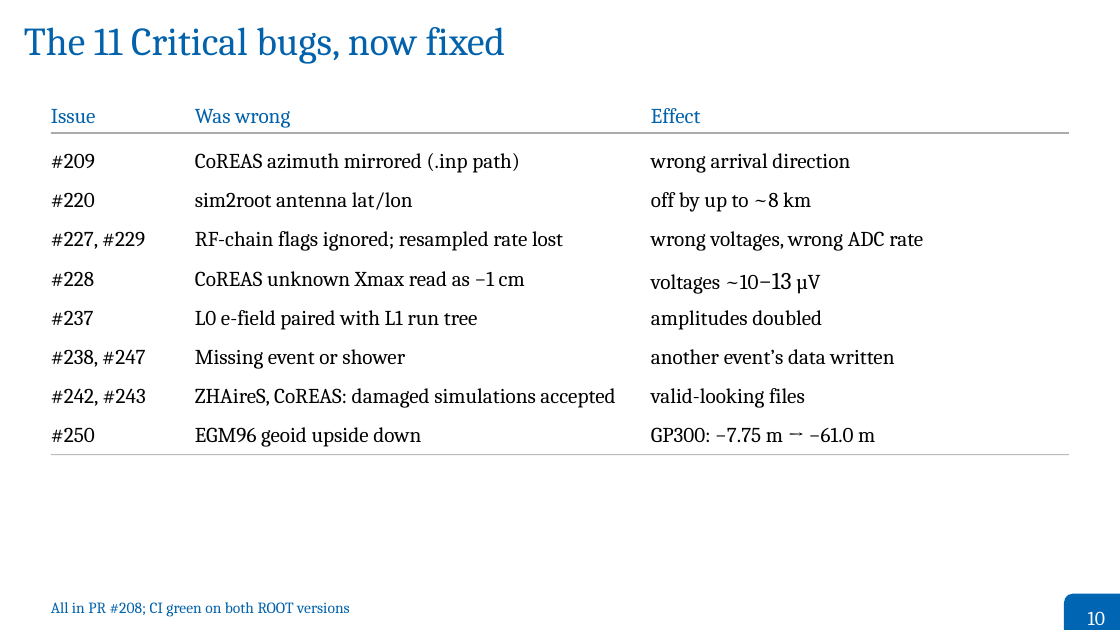
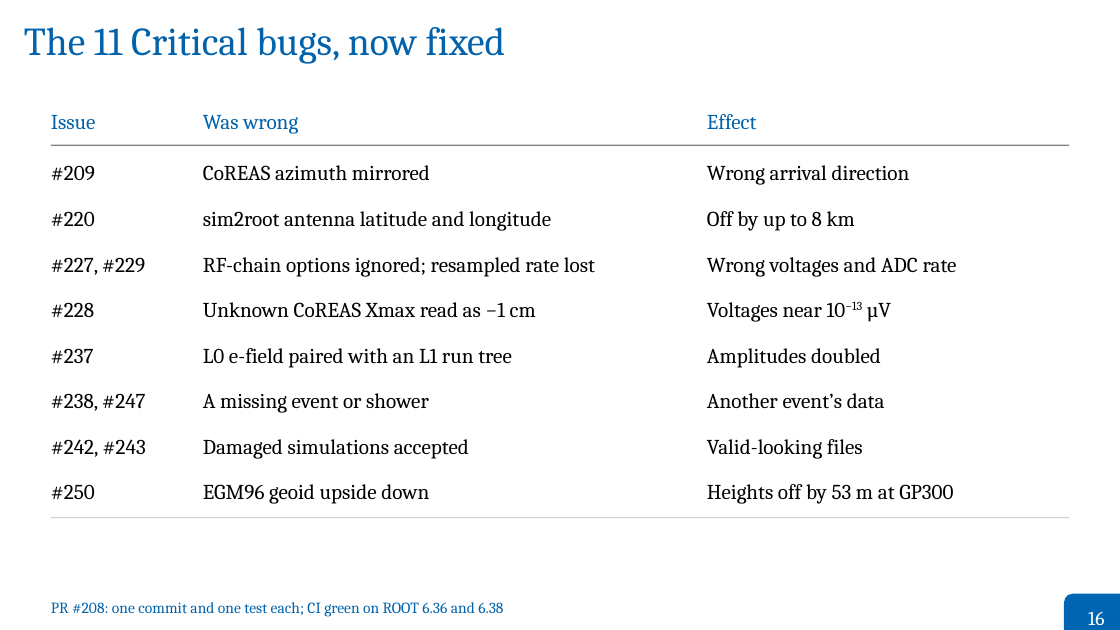
Before and after one commit to grand-mother/grand, a slide deck: slide 16 of resources/dev/dev-next/presentations/2026-10-01-GRAND_Weekly_Meeting/2026-10-01-Bustamante-GRAND_Weekly_Meeting.odp (slide 10 before the commit). Drawn at 1120x630 pixels with LibreOffice and Linux fonts; fonts in the diff are those of the drawing. Boxes give left, top, right and bottom in pixels: in the first picture for what was removed or moved away, otherwise in the second. Text is boxed around its words. In the diff, an @@ line names an element or a change of style, - is before the commit and + after.

```diff
--- a/resources/dev/dev-next/presentations/2026-10-01-GRAND_Weekly_Meeting/2026-10-01-Bustamante-GRAND_Weekly_Meeting.odp
+++ b/resources/dev/dev-next/presentations/2026-10-01-GRAND_Weekly_Meeting/2026-10-01-Bustamante-GRAND_Weekly_Meeting.odp
@@ text "Issue": place and size @@
-text "Issue" at (51,109,96,123)
+text "Issue" at (51,115,96,129)
@@ text "Was wrong": place and size @@
-text "Was wrong" at (195,109,290,128)
+text "Was wrong" at (203,115,298,134)
@@ text "Effect": place and size @@
-text "Effect" at (651,108,700,123)
+text "Effect" at (707,114,756,129)
@@ rectangle: place and size @@
-rectangle at (51,132,1069,133)
+rectangle at (51,144,1069,145)
@@ text "#209": place and size @@
-text "#209" at (51,153,95,168)
+text "#209" at (51,165,95,180)
@@ text at (203,165,430,180): text changed @@
-CoREAS azimuth mirrored (.inp path)
+CoREAS azimuth mirrored
@@ text at (707,165,910,185): text changed @@
-wrong arrival direction
+Wrong arrival direction
@@ text "#220": place and size @@
-text "#220" at (51,192,95,207)
+text "#220" at (51,211,95,226)
@@ text at (203,211,551,231): text changed @@
-sim2root antenna lat/lon
+sim2root antenna latitude and longitude
@@ text at (707,211,855,231): text changed @@
-off by up to ~8 km
+Off by up to 8 km
@@ text "#227, #229": place and size @@
-text "#227, #229" at (51,231,145,249)
+text "#227, #229" at (51,257,145,275)
@@ text at (203,257,595,277): text changed @@
-RF-chain flags ignored; resampled rate lost
+RF-chain options ignored; resampled rate lost
@@ text at (707,257,957,277): text changed @@
-wrong voltages, wrong ADC rate
+Wrong voltages and ADC rate
@@ text "#228": place and size @@
-text "#228" at (51,271,94,286)
+text "#228" at (51,302,94,317)
@@ text at (203,302,536,317): text changed @@
-CoREAS unknown Xmax read as −1 cm
+Unknown CoREAS Xmax read as −1 cm
@@ text at (707,301,891,322): text changed @@
-voltages ~10−13 µV
+Voltages near 10−13 µV
@@ text "#237": place and size @@
-text "#237" at (51,310,94,325)
+text "#237" at (51,348,94,363)
@@ text at (203,348,512,368): text changed @@
-L0 e-field paired with L1 run tree
+L0 e-field paired with an L1 run tree
@@ text at (707,348,881,368): text changed @@
-amplitudes doubled
+Amplitudes doubled
@@ text "#238, #247": place and size @@
-text "#238, #247" at (51,349,145,367)
+text "#238, #247" at (51,393,145,411)
@@ text at (203,393,429,413): text changed @@
-Missing event or shower
+A missing event or shower
@@ text at (707,393,885,409): text changed @@
-another event’s data written
+Another event’s data
@@ text "#242, #243": place and size @@
-text "#242, #243" at (51,388,146,406)
+text "#242, #243" at (51,439,146,457)
@@ text at (203,439,469,459): text changed @@
-ZHAireS, CoREAS: damaged simulations accepted
+Damaged simulations accepted
@@ text removed at (651,427,875,442) @@
-GP300: −7.75 m → −61.0 m
@@ text at (707,439,863,459): text changed @@
-valid-looking files
+Valid-looking files
@@ text "#250": place and size @@
-text "#250" at (51,427,95,442)
+text "#250" at (51,484,95,499)
@@ text "EGM96 geoid upside down": place and size @@
-text "EGM96 geoid upside down" at (195,427,421,447)
+text "EGM96 geoid upside down" at (203,484,429,504)
@@ text added at (707,484,953,504), 15 pt, text #000000 @@
+Heights off by 53 m at GP300
@@ rectangle: place and size @@
-rectangle at (51,454,1069,455)
+rectangle at (51,517,1069,518)
@@ text at (51,602,503,617): text changed @@
-All in PR #208; CI green on both ROOT versions
+PR #208: one commit and one test each; CI green on ROOT 6.36 and 6.38
@@ text at (1088,612,1104,625): text changed @@
-10
+16
```
Also in this commit, not shown: 6 other slides changed, 9 slides added, 4 slides removed, 9 other files.
